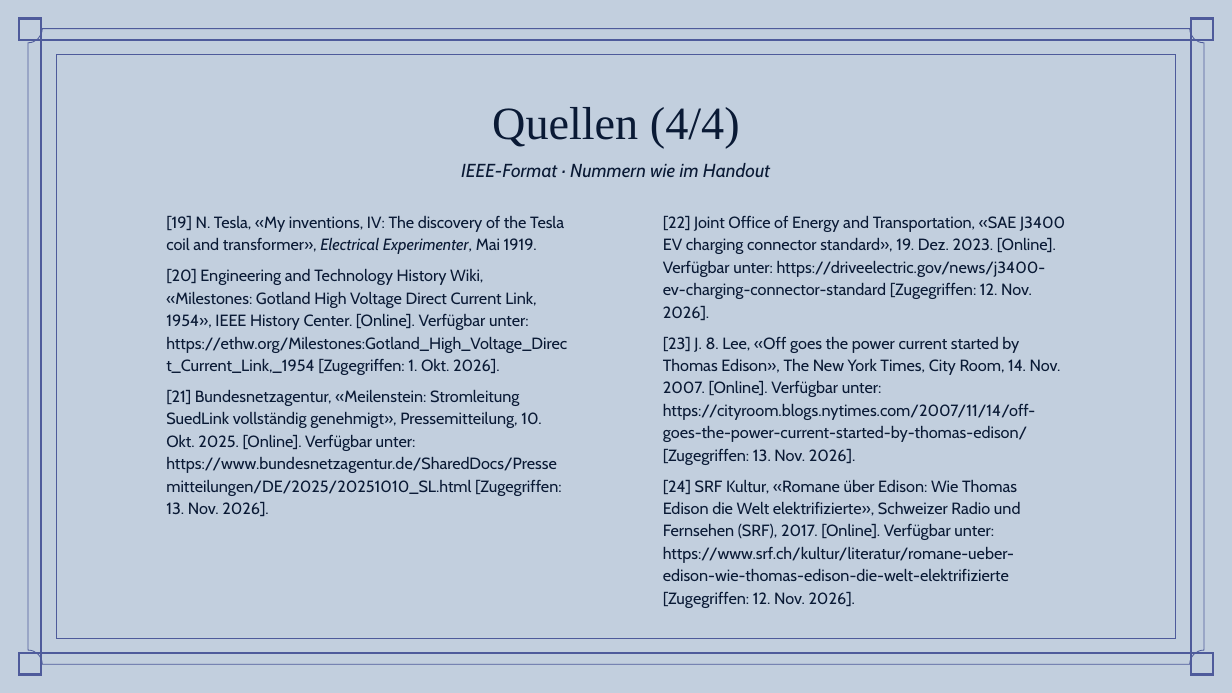
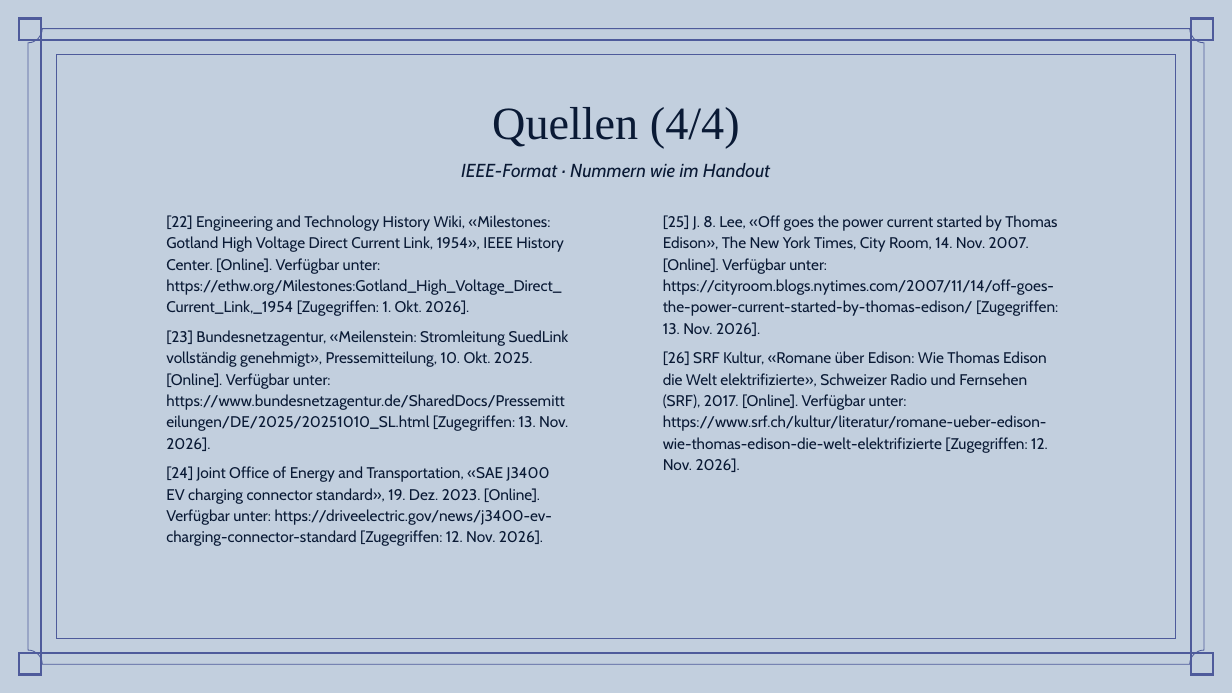
Before and after one commit to simonbruder-hub/Edison_vs_Westinghouse, a slide deck: slide 21 of abgabe/Praesentation_Stromkrieg_Bruder.pptx. Drawn at 1232x693 pixels with LibreOffice and Linux fonts; fonts in the diff are those of the drawing; background and template pictures are left out. Boxes give left, top, right and bottom in pixels: in the first picture for what was removed or moved away, otherwise in the second. Text is boxed around its words. In the diff, an @@ line names an element or a change of style, - is before the commit and + after.

```diff
--- a/abgabe/Praesentation_Stromkrieg_Bruder.pptx
+++ b/abgabe/Praesentation_Stromkrieg_Bruder.pptx
@@ subtitle at (166,215,569,546): text changed; size 9.5 to 9 pt @@
-[19] N. Tesla, «My inventions, IV: The discovery of the Tesla coil and transformer», Electrical Experimenter, Mai 1919.
-[20] Engineering and Technology History Wiki, «Milestones: Gotland High Voltage Direct Current Link, 1954», IEEE History Center. [Online]. Verfügbar unter: https://ethw.org/Milestones:Gotland_High_Voltage_Direct_Current_Link,_1954 [Zugegriffen: 1. Okt. 2026].
-[21] Bundesnetzagentur, «Meilenstein: Stromleitung SuedLink vollständig genehmigt», Pressemitteilung, 10. Okt. 2025. [Online]. Verfügbar unter: https://www.bundesnetzagentur.de/SharedDocs/Pressemitteilungen/DE/2025/20251010_SL.html [Zugegriffen: 13. Nov. 2026].
+[22] Engineering and Technology History Wiki, «Milestones: Gotland High Voltage Direct Current Link, 1954», IEEE History Center. [Online]. Verfügbar unter: https://ethw.org/Milestones:Gotland_High_Voltage_Direct_Current_Link,_1954 [Zugegriffen: 1. Okt. 2026].
+[23] Bundesnetzagentur, «Meilenstein: Stromleitung SuedLink vollständig genehmigt», Pressemitteilung, 10. Okt. 2025. [Online]. Verfügbar unter: https://www.bundesnetzagentur.de/SharedDocs/Pressemitteilungen/DE/2025/20251010_SL.html [Zugegriffen: 13. Nov. 2026].
+[24] Joint Office of Energy and Transportation, «SAE J3400 EV charging connector standard», 19. Dez. 2023. [Online]. Verfügbar unter: https://driveelectric.gov/news/j3400-ev-charging-connector-standard [Zugegriffen: 12. Nov. 2026].
@@ subtitle at (663,215,1058,472): text changed; size 9.5 to 9 pt @@
-[22] Joint Office of Energy and Transportation, «SAE J3400 EV charging connector standard», 19. Dez. 2023. [Online]. Verfügbar unter: https://driveelectric.gov/news/j3400-ev-charging-connector-standard [Zugegriffen: 12. Nov. 2026].
-[23] J. 8. Lee, «Off goes the power current started by Thomas Edison», The New York Times, City Room, 14. Nov. 2007. [Online]. Verfügbar unter: https://cityroom.blogs.nytimes.com/2007/11/14/off-goes-the-power-current-started-by-thomas-edison/ [Zugegriffen: 13. Nov. 2026].
-[24] SRF Kultur, «Romane über Edison: Wie Thomas Edison die Welt elektrifizierte», Schweizer Radio und Fernsehen (SRF), 2017. [Online]. Verfügbar unter: https://www.srf.ch/kultur/literatur/romane-ueber-edison-wie-thomas-edison-die-welt-elektrifizierte [Zugegriffen: 12. Nov. 2026].
+[25] J. 8. Lee, «Off goes the power current started by Thomas Edison», The New York Times, City Room, 14. Nov. 2007. [Online]. Verfügbar unter: https://cityroom.blogs.nytimes.com/2007/11/14/off-goes-the-power-current-started-by-thomas-edison/ [Zugegriffen: 13. Nov. 2026].
+[26] SRF Kultur, «Romane über Edison: Wie Thomas Edison die Welt elektrifizierte», Schweizer Radio und Fernsehen (SRF), 2017. [Online]. Verfügbar unter: https://www.srf.ch/kultur/literatur/romane-ueber-edison-wie-thomas-edison-die-welt-elektrifizierte [Zugegriffen: 12. Nov. 2026].
```
Also in this commit, not shown: 18 other slides changed, 15 other files.
